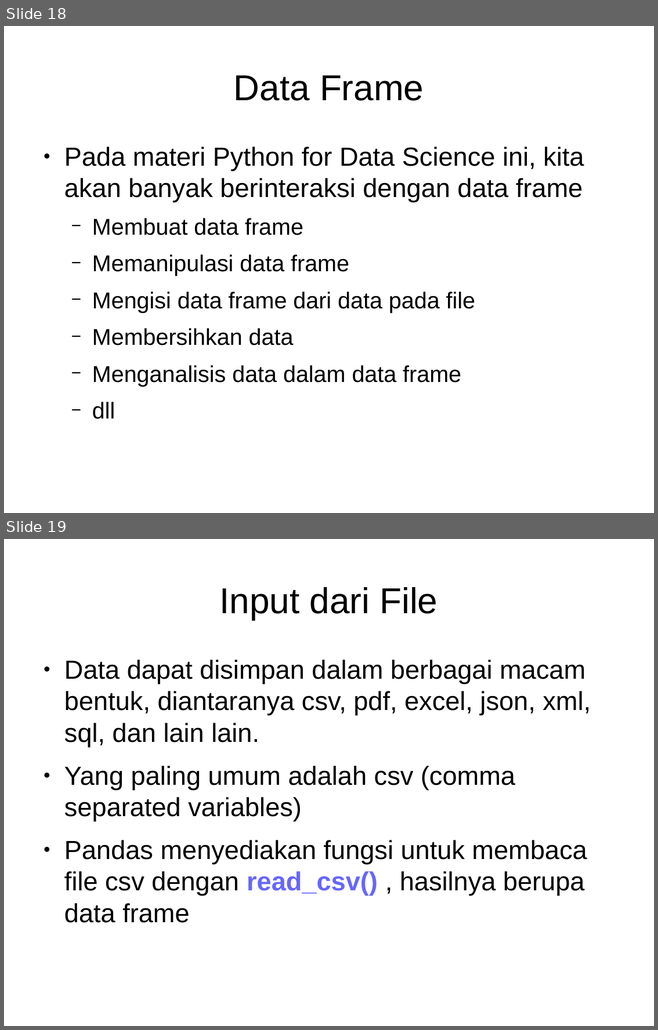
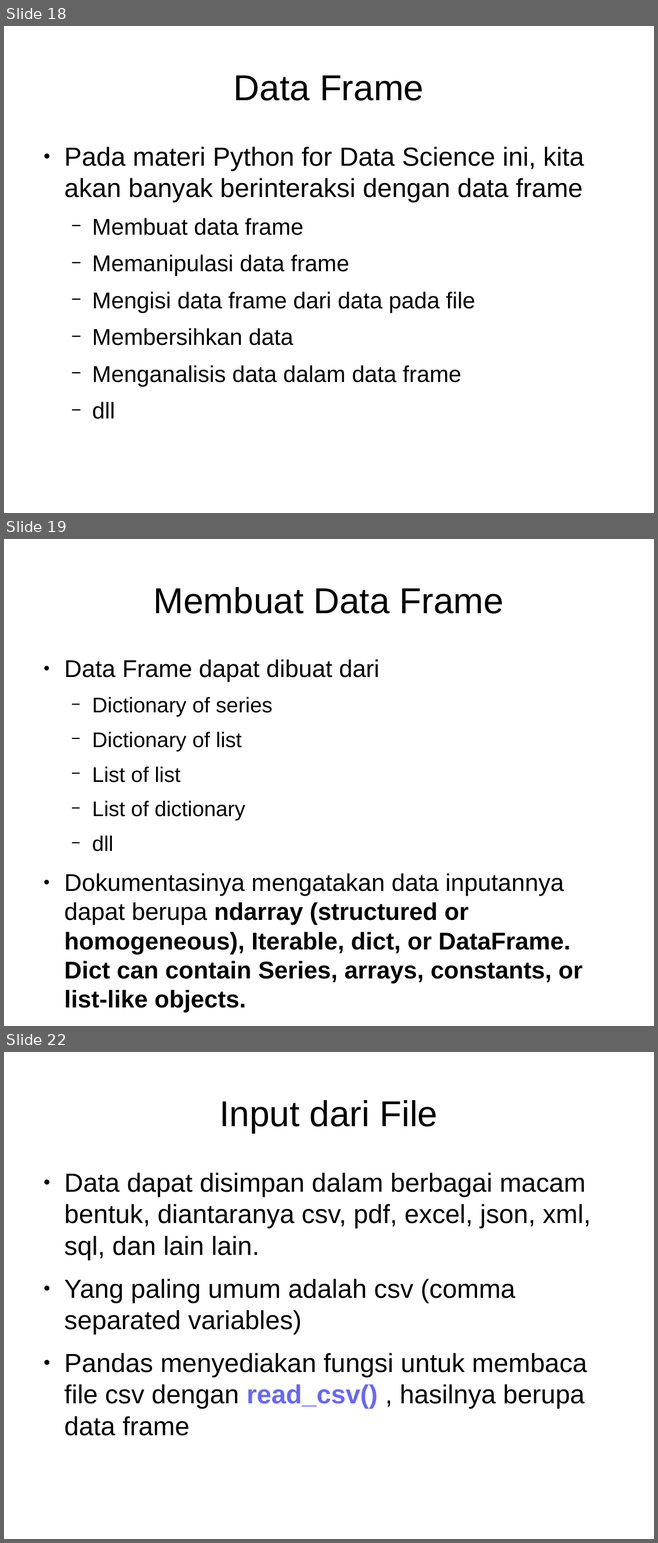
Before and after one commit to Arasy/SlidePythonDataScience, a slide deck: Ch3-Pandas.odp. Shown one above the other, each under a label of ours: slides 18 and 19 before the commit, slides 18, 19 and 22 after it; the slides between them are not shown. The pictures are 658x1030 and 658x1543 pixels, drawn with LibreOffice and Linux fonts; fonts in the diff are those of the drawing. Boxes give left, top, right and bottom in pixels: in the first picture for what was removed or moved away, otherwise in the second. Text is boxed around its words. In the diff, an @@ line names an element or a change of style, - is before the commit and + after.

```diff
--- a/Ch3-Pandas.odp
+++ b/Ch3-Pandas.odp
@@ slide 19 added at [4, 539, 654, 1026], background #FFFFFF @@
@@ title added at [154, 587, 503, 614], 44 pt, text #000000 @@
+Membuat Data Frame
@@ text added at [64, 659, 582, 1013], 29.6 pt, text #000000 @@
+● Data Frame dapat dibuat dari
+  − Dictionary of series
+  − Dictionary of list
+  − List of list
+  − List of dictionary
+  − dll
+● Dokumentasinya mengatakan data inputannya dapat berupa ndarray (structured or homogeneous), Iterable, dict, or DataFrame. Dict can contain Series, arrays, constants, or list-like objects.
@@ what was slide 19 is now slide 22 @@
```
Also in this commit, not shown: 4 slides changed, 5 other slides added.
